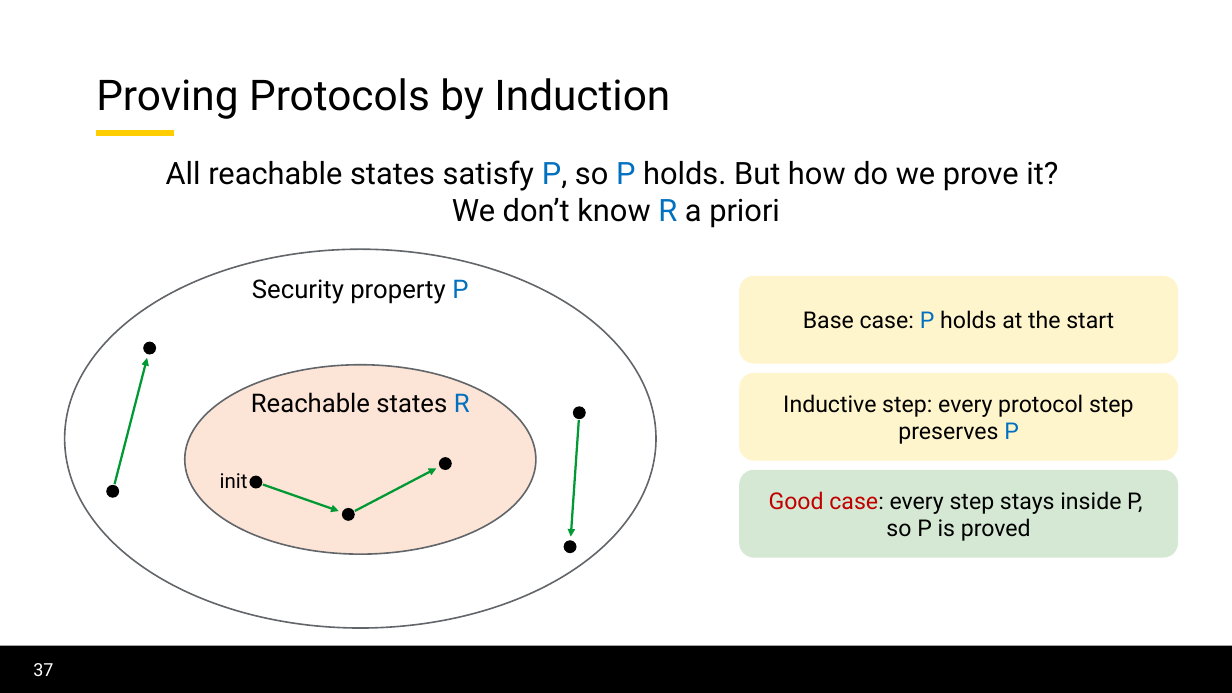
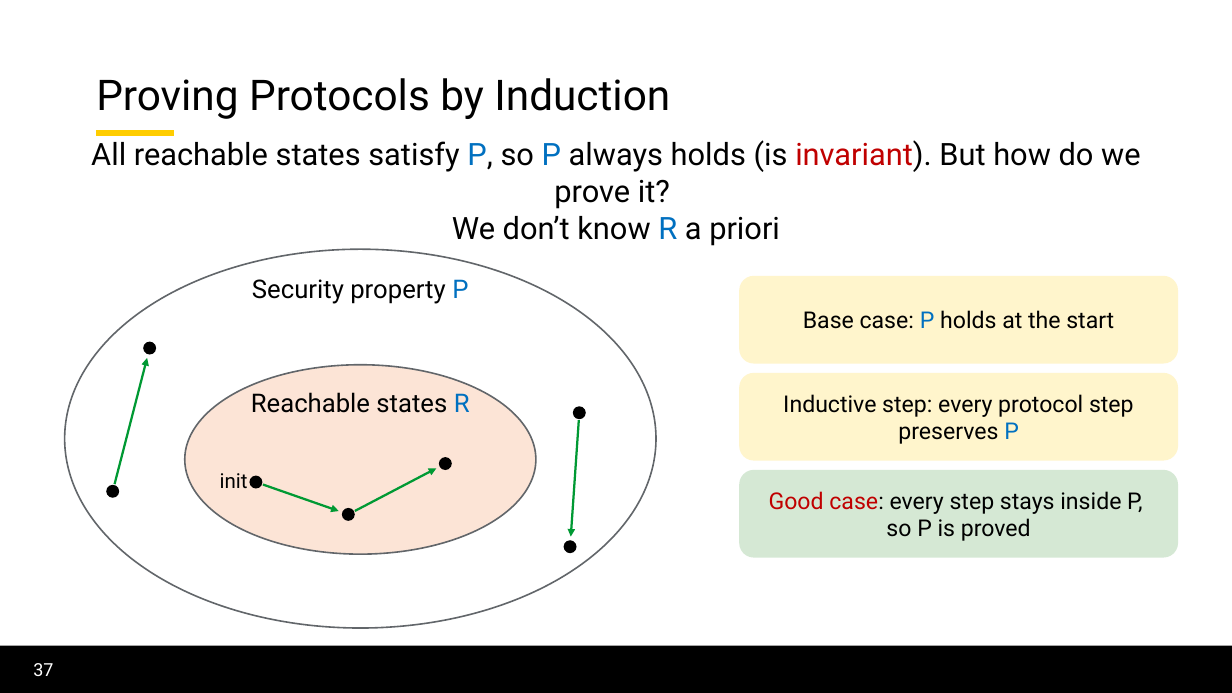
Before and after one commit to lorchrob/graduate_research_symposium, a slide deck: slide 37 of symposium_slides.pptx. Drawn at 1232x693 pixels with LibreOffice and Linux fonts; fonts in the diff are those of the drawing; background and template pictures are left out. Boxes give left, top, right and bottom in pixels: in the first picture for what was removed or moved away, otherwise in the second. Text is boxed around its words. In the diff, an @@ line names an element or a change of style, - is before the commit and + after.

```diff
--- a/symposium_slides.pptx
+++ b/symposium_slides.pptx
@@ text at (91, 140, 1140, 209): text changed @@
-All reachable states satisfy P, so P holds. But how do we prove it?
+All reachable states satisfy P, so P always holds (is invariant). But how do we prove it?
```
Also in this commit, not shown: 7 other slides changed.
